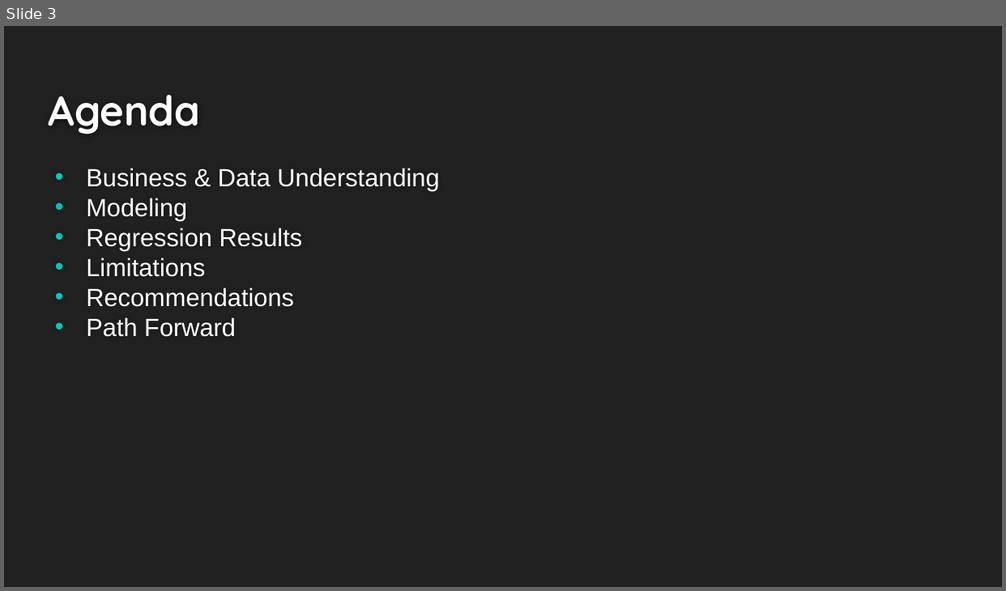
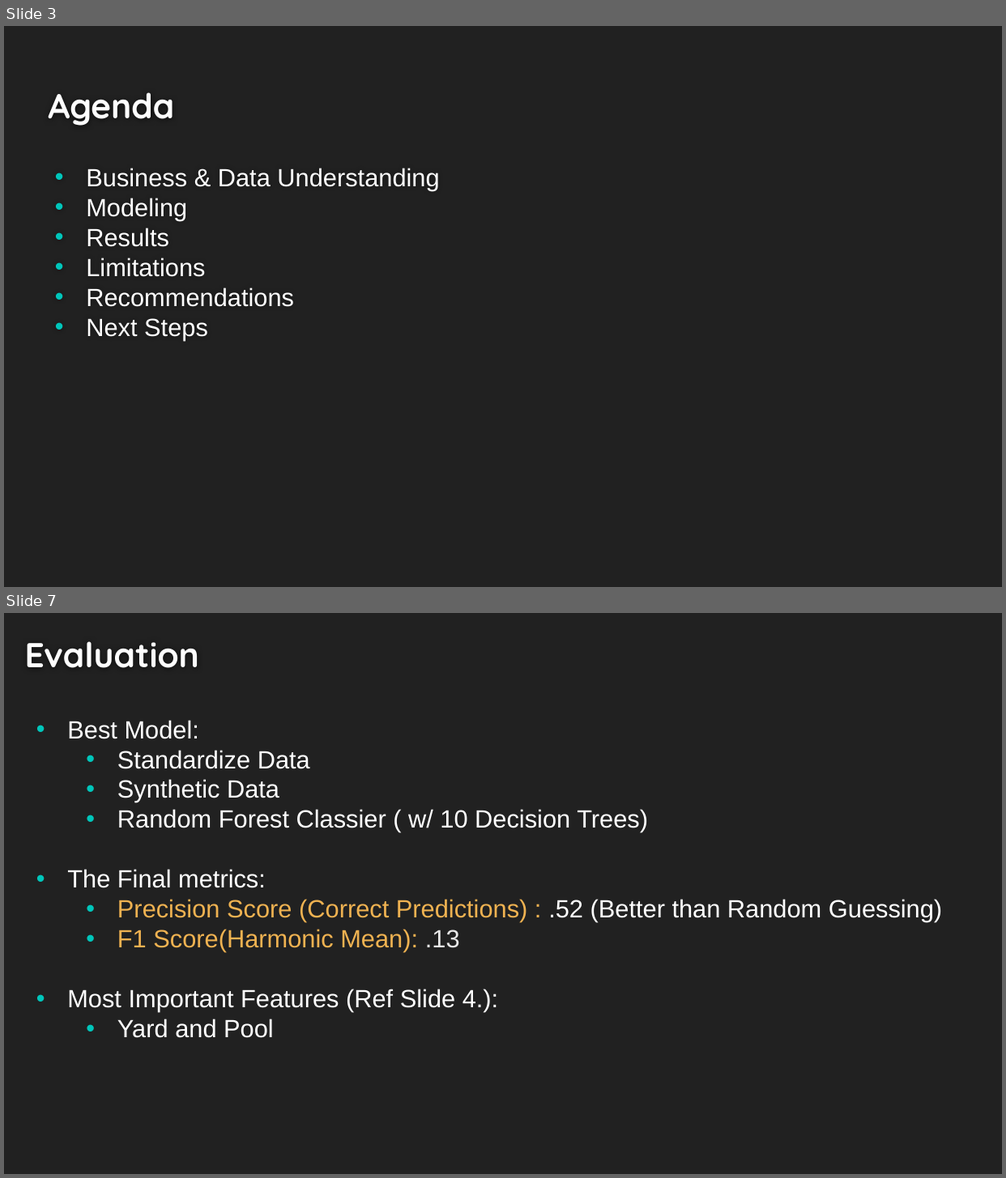
Before and after one commit to Dmvinedata/Paris_Housing_P3, a slide deck: Phase3_Project_Presentation_DJackson.pptx. Shown one above the other, each under a label of ours: slide 3 before the commit, slides 3 and 7 after it; the slides between them are not shown. The pictures are 1006x591 and 1006x1178 pixels, drawn with LibreOffice and Linux fonts; fonts in the diff are those of the drawing. Boxes give left, top, right and bottom in pixels: in the first picture for what was removed or moved away, otherwise in the second. Text is boxed around its words. In the diff, an @@ line names an element or a change of style, - is before the commit and + after.

```diff
--- a/Phase3_Project_Presentation_DJackson.pptx
+++ b/Phase3_Project_Presentation_DJackson.pptx
@@ slide 7 added at [4,613,1002,1174], background #212121 @@
@@ title added at [25,641,199,668], 24.9 pt, text #FEFEFE, bold @@
+Evaluation
@@ text added at [67,720,942,1038], 18 pt, text #FFFFFF @@
+          • Best Model:
+            • Standardize Data
+            • Synthetic Data
+            • Random Forest Classier ( w/ 10 Decision Trees)
+          • The Final metrics:
+            • Precision Score (Correct Predictions) : .52 (Better than Random Guessing)
+            • F1 Score(Harmonic Mean): .13
+          • Most Important Features (Ref Slide 4.):
+            • Yard and Pool
@@ slide 3 changed as well @@
@@ title "Agenda" at [48,92,174,126]: size 30 to 24.9 pt @@
@@ text at [86,228,169,247]: text changed @@
-• Regression Results
+• Results
@@ text at [86,318,208,340]: text changed @@
-• Path Forward
+• Next Steps
```
Also in this commit, not shown: 5 other slides changed, 5 other slides added, 6 slides removed, 5 other files.
